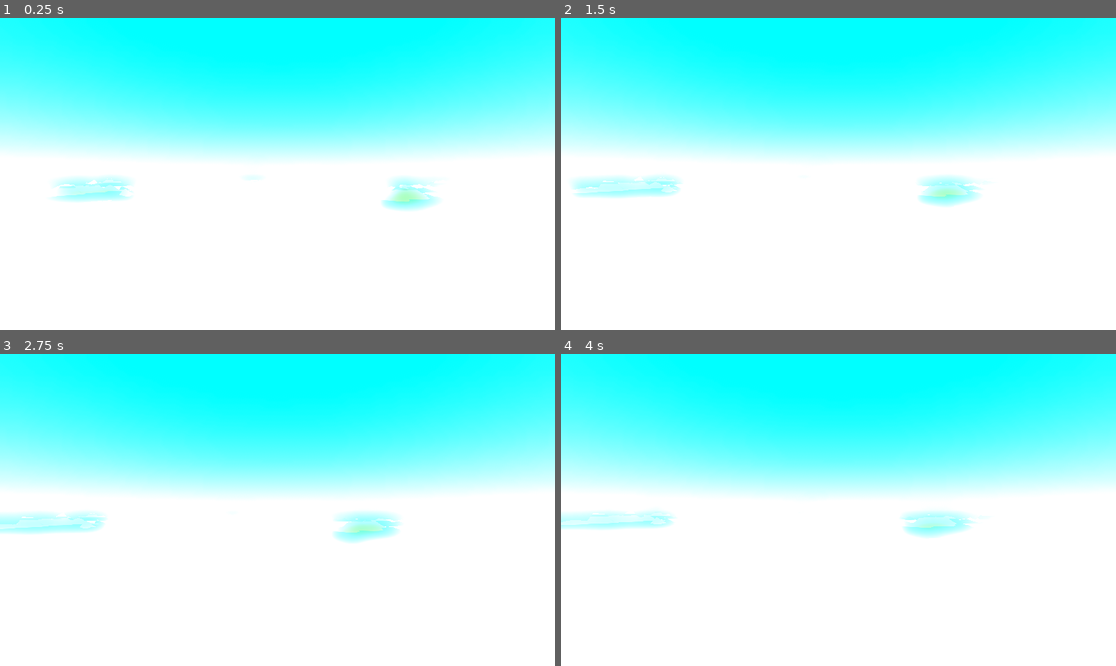
Above: before the commit, frames 1-4 (two rows, left to right).
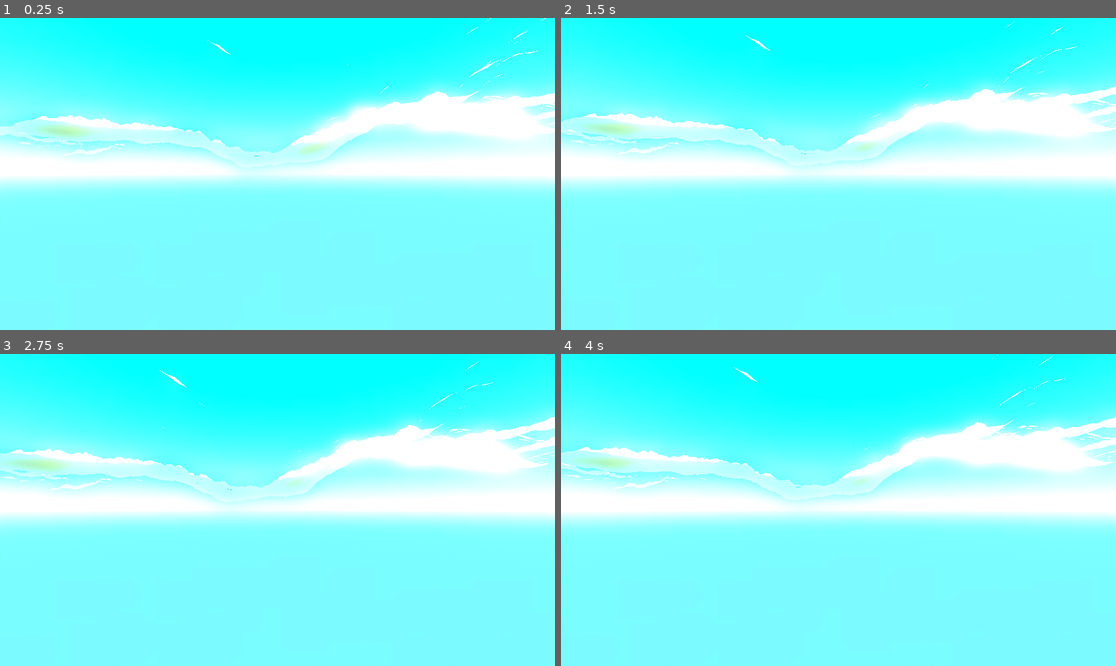
Above: after the commit, the same moments.

Repository: KatsuroDev/projet-veille
Game: Godot game, scene res://Scene/Test.tscn
Same seed, same stepped clock (60 frames per second), same inputs: the game is played once before the commit and once after it.
Inputs (mouse positions are in pixels of both pictures, inside the frame that each line leads up to):
- Up to frame 1 (0.25 s): no input
- Up to frame 2 (1.5 s): tap Enter at 0.5 s; move the mouse to (960, 158) at 0.52 s; hold D 0.53-1.25 s; tap Q at 0.6 s; click (960, 158) at 0.67 s; drag from (727, 189) to (810, 236) at 1.27 s
- Up to frame 3 (2.75 s): tap Space at 2 s; move the mouse to (333, 441) at 2.02 s; hold D from 2.03 s (still down); tap Shift at 2.1 s
- Up to frame 4 (4 s): release D at 2.75 s; drag from (810, 572) to (672, 463) at 2.77 s; tap Enter at 3.5 s; move the mouse to (1005, 556) at 3.52 s; hold A from 3.53 s (still down); tap Q at 3.6 s

The runs differ from the first frame. In frame 1, 59% of the frame differs, in the area x 0-100%, y 0-100%; in frame 2, 59%; in frame 3, 59%; in frame 4, 59%.

Commit message:
Tweak Noise

Diff:
--- /dev/null
+++ b/Resources/curve.tres
@@ -0,0 +1,5 @@
+[gd_resource type="Curve" format=3 uid="uid://csksvqfnm0kon"]
+
+[resource]
+_data = [Vector2(0.00531916, 0.011236), 0.0, 0.0, 0, 0, Vector2(0.409575, 0.460674), 1.23828, 1.23828, 0, 0, Vector2(0.654255, 0.662921), 0.162489, 0.162489, 0, 0, Vector2(0.914894, 1), 0.0, 0.0, 0, 0, Vector2(1, 1), -0.563297, 0.0, 0, 0]
+point_count = 5
--- a/Scene/Test.tscn
+++ b/Scene/Test.tscn
@@ -1,6 +1,7 @@
 [gd_scene load_steps=12 format=3 uid="uid://ciavo4s3oyclq"]
 
 [ext_resource type="Script" uid="uid://b13uimpip7s2u" path="res://Scripts/TerrainGenerator.gd" id="1_yb7oq"]
+[ext_resource type="Curve" uid="uid://csksvqfnm0kon" path="res://Resources/curve.tres" id="2_puuaq"]
 [ext_resource type="Environment" uid="uid://toi61qlg5jcx" path="res://Resources/World Environments/world_environment.tres" id="3_asc4v"]
 [ext_resource type="CameraAttributesPractical" uid="uid://bwr15hkv875k8" path="res://Resources/Camera Attributes/camera_attributes.tres" id="4_1i1hv"]
 [ext_resource type="Script" uid="uid://ucrdvw2vdklp" path="res://Scripts/camera.gd" id="4_asc4v"]
@@ -9,15 +10,11 @@
 
 [sub_resource type="FastNoiseLite" id="FastNoiseLite_mypys"]
 noise_type = 0
-frequency = 0.0249
+frequency = 0.0037
 fractal_octaves = 10
 fractal_lacunarity = 3.0
 fractal_weighted_strength = 0.5
 domain_warp_fractal_type = 0
-
-[sub_resource type="Curve" id="Curve_vrsyt"]
-_data = [Vector2(0, 0), 0.0, 0.0, 0, 0, Vector2(0.37037, 0.247191), 0.272256, 0.272256, 0, 0, Vector2(1, 1), 1.20337, 0.0, 0, 0]
-point_count = 3
 
 [sub_resource type="SphereMesh" id="SphereMesh_vrsyt"]
 
@@ -28,8 +25,8 @@
 [node name="TerrainGenerator" type="Node3D"]
 script = ExtResource("1_yb7oq")
 noise = SubResource("FastNoiseLite_mypys")
-height_multiplier = 10
-height_curve = SubResource("Curve_vrsyt")
+height_multiplier = 70
+height_curve = ExtResource("2_puuaq")
 
 [node name="DirectionalLight3D" type="DirectionalLight3D" parent="."]
 transform = Transform3D(-0.917514, -0.328498, -0.224181, 0.147601, -0.804695, 0.575048, -0.3693, 0.494525, 0.786805, -39.4148, 45.5239, 17.4737)
@@ -66,5 +63,4 @@
 
 [node name="MusicPlayer" type="AudioStreamPlayer" parent="."]
 stream = ExtResource("5_1i1hv")
-volume_db = -12.0
 script = ExtResource("6_wf6tq")
--- a/Scripts/Chunk.gd
+++ b/Scripts/Chunk.gd
@@ -34,7 +34,7 @@
 
 	var water_mesh := MeshInstance3D.new()
 	var water_plane := PlaneMesh.new()
-	water_plane.center_offset = Vector3(chunk_data.width, 0, chunk_data.width)
+	water_plane.center_offset = Vector3(chunk_data.width/2, 0, chunk_data.width/2)
 	water_plane.size = Vector2(chunk_data.width, chunk_data.width)
 	water_mesh.mesh = water_plane
 	water_mesh.material_override = water_material
